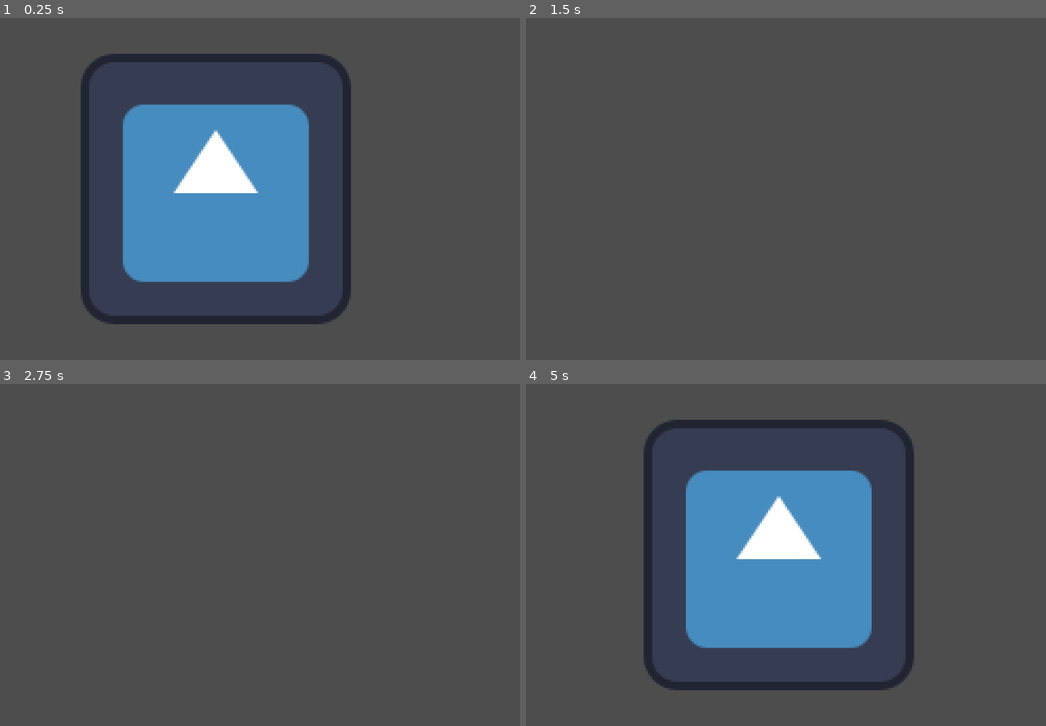
Above: before the commit, frames 1-4 (two rows, left to right).
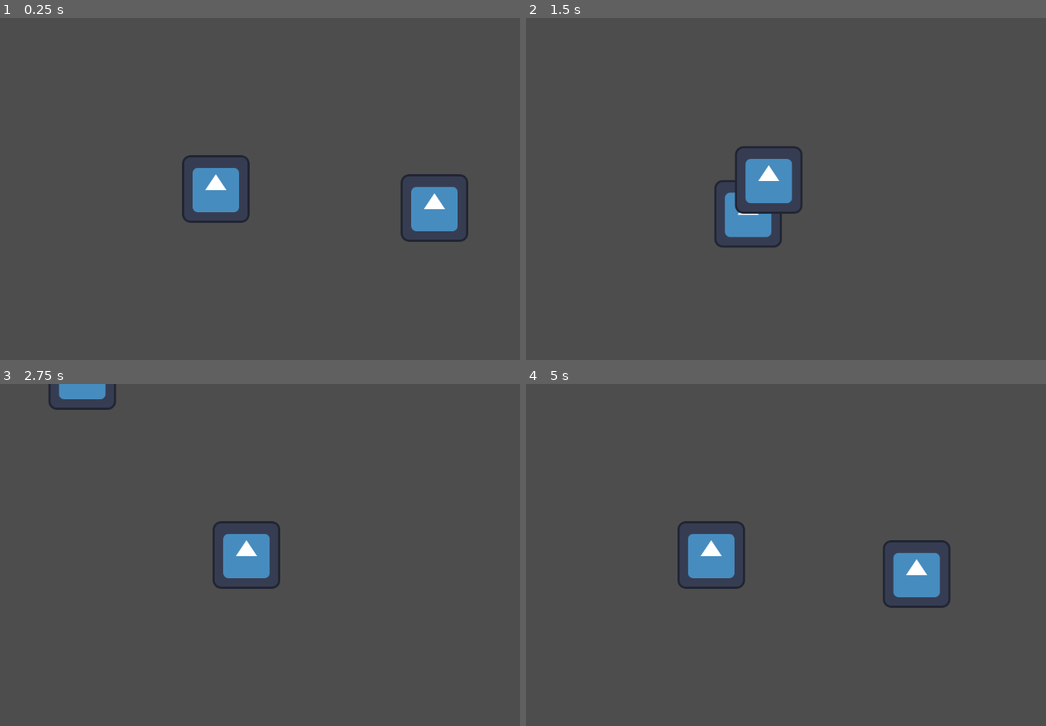
Above: after the commit, the same moments.

Repository: AlexAb123/May-Term
Game: Godot game, scene res://Scenes/Main.tscn
The game is run twice, just before and just after one commit, with the same random seed, the same clock (stepped at 60 frames per second) and the same inputs. The engine's default icon, where the game draws it, is replaced by a stand-in: a white triangle on a blue panel in a dark square.
Inputs:
- Up to frame 1 (0.25 s): no input
- Up to frame 2 (1.5 s): tap Enter at 0.5 s; hold D (move_right) 0.53-1.28 s; hold S (move_down) from 1.28 s (still down)
- Up to frame 3 (2.75 s): release S (move_down) at 2.03 s; hold D (move_right) from 2.03 s (still down)
- Up to frame 4 (5 s): release D (move_right) at 2.78 s; hold W (move_up) 2.78-3.53 s; hold A (move_left) from 3.53 s (still down)

The runs differ from the first frame. In frame 1, 24% of the frame differs, in the area x 15-91%, y 10-90%; in frame 2, 2.5%; in frame 3, 2.0%; in frame 4, 24%.

Commit message:
Camera

Diff:
--- a/Scenes/Main.tscn
+++ b/Scenes/Main.tscn
@@ -1,10 +1,16 @@
-[gd_scene load_steps=2 format=3 uid="uid://cw5crlrf6r4bg"]
+[gd_scene load_steps=4 format=3 uid="uid://cw5crlrf6r4bg"]
 
 [ext_resource type="PackedScene" uid="uid://naal5gnkc7er" path="res://Scenes/player.tscn" id="1_pu1qa"]
+[ext_resource type="Script" path="res://Scripts/CameraScripts/Camera.gd" id="2_wulpf"]
+[ext_resource type="Texture2D" uid="uid://s4t57ssophup" path="res://icon.svg" id="3_mlsly"]
 
 [node name="main" type="Node2D"]
 
 [node name="Player" parent="." instance=ExtResource("1_pu1qa")]
 
+[node name="Sprite2D" type="Sprite2D" parent="."]
+position = Vector2(414, 36)
+texture = ExtResource("3_mlsly")
+
 [node name="Camera2D" type="Camera2D" parent="."]
-zoom = Vector2(4, 4)
+script = ExtResource("2_wulpf")
--- /dev/null
+++ b/Scripts/CameraScripts/Camera.gd
@@ -0,0 +1,17 @@
+extends Camera2D
+
+@onready var playerNode : Node2D = owner.get_node("Player")
+
+# if followPlayerDirectly is on, camera will always be exactly on the player. No smoothing or catching up
+@export var followPlayerDirectly = false
+
+@export var cameraMoveSpeed = 7.5
+@export var deadzoneDistance = 10
+
+func _physics_process(delta):
+	print(delta)
+	if followPlayerDirectly:
+		global_position = playerNode.global_position
+	else:
+		if (playerNode.global_position - global_position).length() > deadzoneDistance:
+			global_position = global_position.lerp(playerNode.global_position, delta * cameraMoveSpeed)
--- a/Scripts/Item Scripts/Item.gd
+++ b/Scripts/Item Scripts/Item.gd
@@ -1,4 +1,5 @@
-extends Node
+extends Node2D
+
 
 
 # Called when the node enters the scene tree for the first time.
--- a/Scripts/Player Scripts/player.gd
+++ b/Scripts/Player Scripts/player.gd
@@ -1,10 +1,9 @@
 extends CharacterBody2D
 
 @export_category("Movement")
-@export var moveSpeed = 350
+@export var moveSpeed = 500
 
 func _physics_process(delta):
-
 
 	#Get inputs and move up down left and right.
 	#Normalize vector so that diagnoal isn't faster
